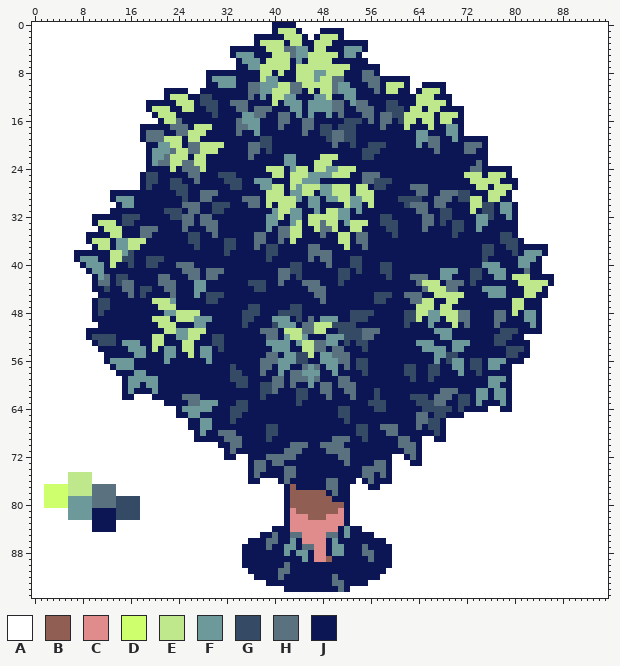
Sprite sheet: public/assets/tree3.png. Above is the file before it was changed.
The file is 96x96 pixels.
Palette (. is transparent): A #ffffff  B #915e54  C #e08c8c  D #ceff6d  E #bee88b  F #6d999b  G #354a65  H #5a717f  J #0d1654
After the commit:
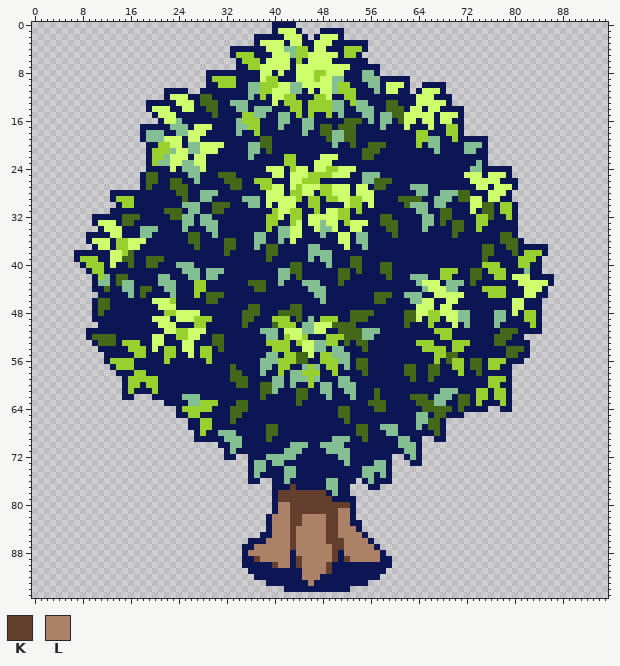
Colours new in this view: K #63402d  L #ad8068
The exact change:
colour F: #6d999b -> #98d12e
colour G: #354a65 -> #436819
colour H: #5a717f -> #84be93
Changed rows in their new state; - is a pixel that keeps its letter.
first column x 0:
 0 ........................................----....................................................
 1 ........................................-DDD-...----............................................
 2 .....................................-----DDD-.-DDD-............................................
 3 .....................................-DDDD-DD--DDD------........................................
 4 .................................------DDD-----DD-------........................................
 5 .................................-------DDD---DDDDD----.........................................
 6 ..................................-----DDDD---DDDD------........................................
 7 ..................................----DDDDD-DDDDDDDDD-----......................................
 8 .............................---------DD-D--DDD--DDD------......................................
 9 .............................---------D-----DDD-DD-------------.................................
10 .............................------------DD--DDDDD---------DDD-..----...........................
11 ......................----..------------DDD---D-DD---------DD--.-DDD-...........................
12 ......................-DDD--------------DD-------D--------------DDD---..........................
13 ...................-----DDD-------------D-----------------------DDDDD-..........................
14 ...................-DDD--DD------------------------------------DD-DD----........................
15 ....................-DDD--------------------------------------DDDDD-DDD-........................
16 .....................-DD--------------------------------------DD-DD-DD--........................
17 ..................---------DDD--------------------------------D---D-----........................
18 ..................--------DDD-------------------------------------------........................
19 ..................----DDD-DD------------------------------------------------....................
20 ...................----DD---DDDD--------------------------------------------....................
21 ...................-----DD--DDD---------------------------------------------....................
22 ...................----DDD-DD-------------------DDD-------------------------....................
23 ...................----DD--DD------------------DDD--------------------------....................
24 ...................----D----D----------DDD--DD-DD--DDD--------------------------................
25 ..................----------------------DD-DDD----DDD-------------------DDD-DDD-................
26 ..................-------------------------DD----------------------------DDDDD---...............
27 ..................----------------------DD-D-DDD--DDD-DD------------------DD-DDD-...............
28 .............--------------------------DDD---DD---DDD-DDD-------------------DDD-................
29 .............--------------------------DDDDD-------DD--DD----------------DD-DD--................
30 ..............-------------------------D-DDD--------D---D----------------DD------...............
31 .............----------------------------DD------DD----------------------D-------...............
32 ..........-------------------------------D----DDDDD------------------------------...............
33 ..........-DDD------------------------------D-DD-DD--DDD-------------------------...............
34 ...........-DDD----------------------------DD--D--D--DD--------------------------...............
35 .........----DD----------------------------DD------DD----------------------------...............
36 .........-DDD---DDD------------------------D-------DD-----------------------------..............
37 ..........-DD---DD----------------------------------D---------------------------------..........
38 .......------DD-----------------------------------------------------------------------..........
39 .......------DD----------------------------------------------------------------------...........
40 ........-----D-----------------------------------------------------------------------...........
41 .........----------------------------------------------------------------------------...........
42 ..........----------------------------------------------------------------------DDD----.........
43 ..........-------------------------------------------------------DDD-------------DDDDD-.........
44 ..........--------------------------------------------------------DDD-------------DDD-..........
45 ...........--------------------------------------------------------DDDDD----------DD--..........
46 ..........----------DDD------------------------------------------DD--DD---------DD---...........
47 ..........-----------DDD----------------------------------------DDD-DD----------DD---...........
48 ..........--------------DDDD------------------------------------DD--DDD---------D----...........
49 ..........----------DDD-DDD-------------------------------------D----DD--------------...........
50 ...........----------DDD-----------------------DDD--------------------D--------------...........
51 .........-------------DD--DDD-------------DDD--DD------------------------------------...........
52 .........-----------DD----DD---------------DD-------------------------------------..............
53 ..........----------DD---DD------------------DD------------------------------------.............
54 ...........---------D----DD------------------DD------------------------------------.............
55 ............--------------D-------------------D------------------------------------.............
56 ............----------------------------------------------------------------------..............
57 .............-------------------------------------------------------------------................
58 ..............------------------------------------------------------------------................
59 ...............-----------------------------------------------------------------................
60 ...............-----------------------------------------------------------------................
61 ...............-----------------------------------------------------------------................
62 ...............--...------------------------------------------------------------................
63 ......................----------------------------------------------------------................
64 ........................----------------------------------------------------..--................
65 ........................------------------------------------------------........................
66 ..........................-------------------------------------------...........................
67 ..........................-------------------------------------------...........................
68 ...........................------------------------------------------...........................
69 ...........................--------------------------------------..--...........................
70 ...............................----------------------------------...............................
71 ................................---------------------------------...............................
72 ................................--..------------------------..---...............................
73 ....................................------------------------...--...............................
74 ....................................------------------------....................................
75 ....................................------------------------....................................
76 ....................................--..J-------------.-----....................................
77 ........................................JJ-K---------...--......................................
78 ........................................JKKKKKKKK----...........................................
79 ........................................JKKKKKKKKK---J..........................................
80 ........................................JLLKKKKKKKKKKJ..........................................
81 ........................................JLLKKKKKKKKLLJ..........................................
82 .......................................JLLLKKLLLLKKLLJ..........................................
83 .......................................JLLLKKLLLLKKLLJJ.........................................
84 .......................................JLLLKLLLLLKKLLL-.........................................
85 ......................................--LLLKLLLLLKKLLLL-........................................
86 ....................................---LLLLKLLLLLKKKLLLL-.......................................
87 ...................................--LLLLLLKLLLLLLKKLLLLL-......................................
88 ...................................-LLLLLLL-LLLLLLKJLLLLLL-.....................................
89 ...................................--KLLLLL-KLLLLLK-KLLLLL--....................................
90 ...................................-----KLL-KLLLLK----------....................................
91 ....................................-----JJ--LLLLK---------.....................................
92 .....................................----J---LLL--J-------......................................
93 .......................................-------L---JJ----........................................
94 ..........................................---------J-...........................................
95 ................................................................................................
Boxes around the changes in both pictures, in picture pixels (x1, y1, x2, y2):
changed: (32, 22, 608, 598)
